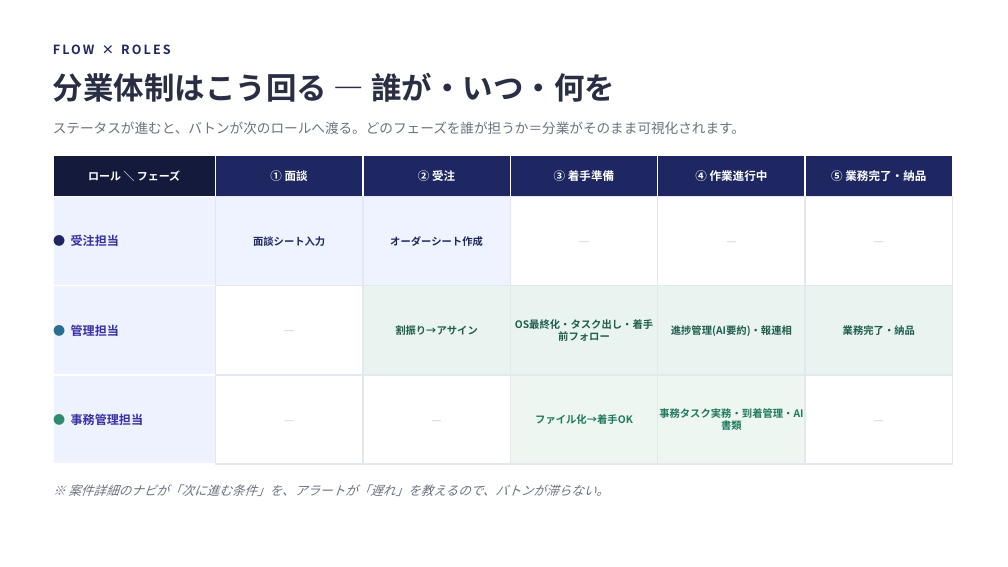
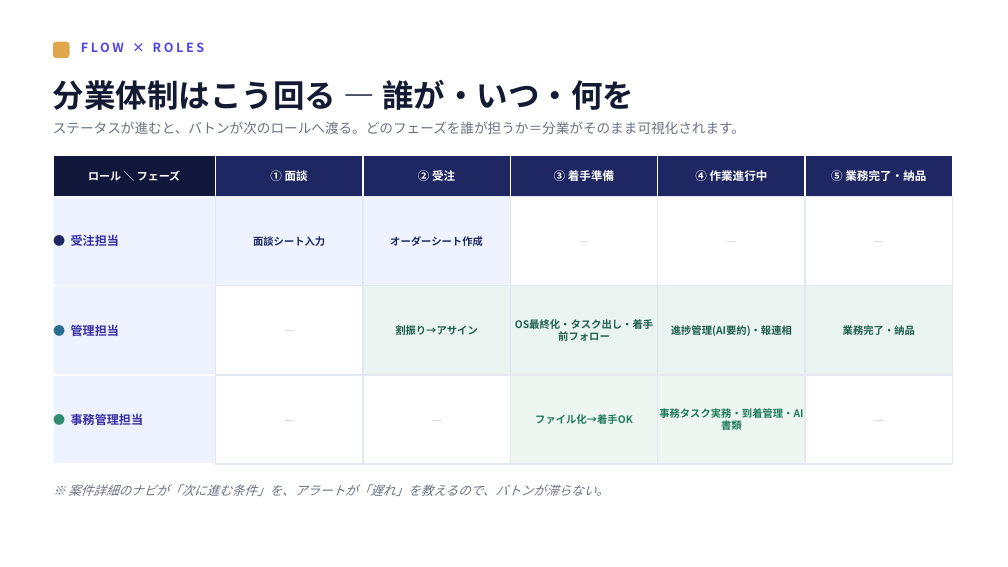
Before and after one commit to IVipcy/SouzokPlatform, a slide deck: slide 5 of docs/新システム移行説明会_rev2.pptx. Drawn at 1008x567 pixels with LibreOffice and Linux fonts; fonts in the diff are those of the drawing. Boxes give left, top, right and bottom in pixels: in the first picture for what was removed or moved away, otherwise in the second. Text is boxed around its words. In the diff, an @@ line names an element or a change of style, - is before the commit and + after.

```diff
--- a/docs/新システム移行説明会_rev2.pptx
+++ b/docs/新システム移行説明会_rev2.pptx
@@ rounded rectangle added at <box>53,42,70,58</box>, fill #E0A64B @@
@@ text "FLOW × ROLES": place and size @@
-text "FLOW × ROLES" at <box>53,44,171,54</box>
+text "FLOW × ROLES" at <box>81,42,205,52</box>
@@ text "FLOW × ROLES" at <box>81,42,205,52</box>: text colour #1E2761 to #4F46E5, letter spacing 2 to 2.5 pt @@
@@ text "分業体制はこう回る — 誰が・いつ・何を": place and size @@
-text "分業体制はこう回る — 誰が・いつ・何を" at <box>53,73,615,102</box>
+text "分業体制はこう回る — 誰が・いつ・何を" at <box>53,80,634,110</box>
@@ text "分業体制はこう回る — 誰が・いつ・何を" at <box>53,80,634,110</box>: size 29 to 30 pt, text colour #2A2E45 to #141A33 @@
```
Also in this commit, not shown: 21 other slides changed.
